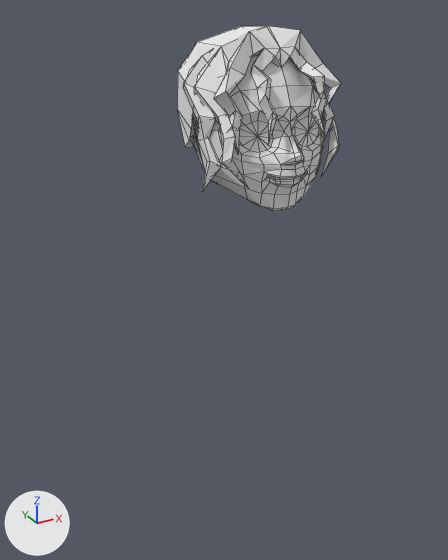
The Blender file OculusWalkerDemo/_asset/Model/chrtest.blend, before and after one commit.
The view is the same before and after, from a 50 mm lens placed at (-1.77, -2.96, 1.1), pointed at (-0.1, 0.07, -0.42). Arrows for +X, +Y and +Z are at lower left; the lights stay in place. Mesh edges are drawn as thin lines.

Objects in the first picture: 'Head', 'Hear'.
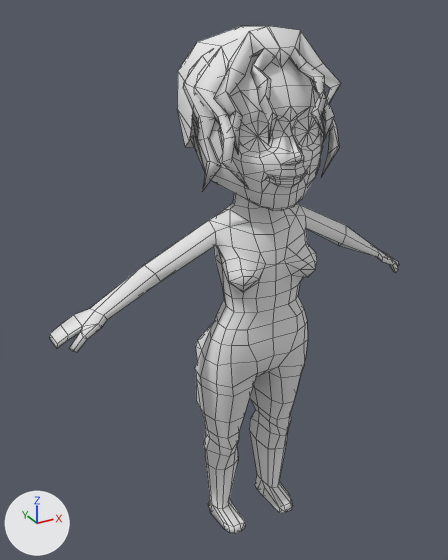
The newer file is also rescaled (x0.561), turned or shifted as a whole; pictures and numbers use the older file's frame.

Location of each change, [x1, y1, x2, y2] in pixels of the pictures (448 x 560 px):
'body', added: after [49, 193, 399, 534]
part 1 of me_plane_001, shading changed: [177, 26, 341, 191] in both

The change in detail:
Material 'Skin.std' (mat_skin_std_2) is new.
Its base color is (0.8, 0.8, 0.8) (white #e7e7e7).
me_plane_001 has 202 vertices, 206 faces and spans x -0.395..0.395, y -0.479..0.433, z 0.226..1.017.
me_plane_001 is used by ob_hear; location (0.0, 0.0, 0.0).
me_plane_001 part 1: all faces are now shaded smooth (206 of 206 changed).
Mesh me_cylinder is new.
It has 467 vertices, 504 faces, 10 loose edges and spans x -0.665..0.665, y -0.23..0.086, z 0.002..1.287.
It uses material mat_skin_std_2 (its picture is missing).
Object 'body' (ob_body) is new; it shows me_cylinder.
Its location is (0.0, 0.029, -2.077).
Its scale is (1.78, 1.78, 1.78).
